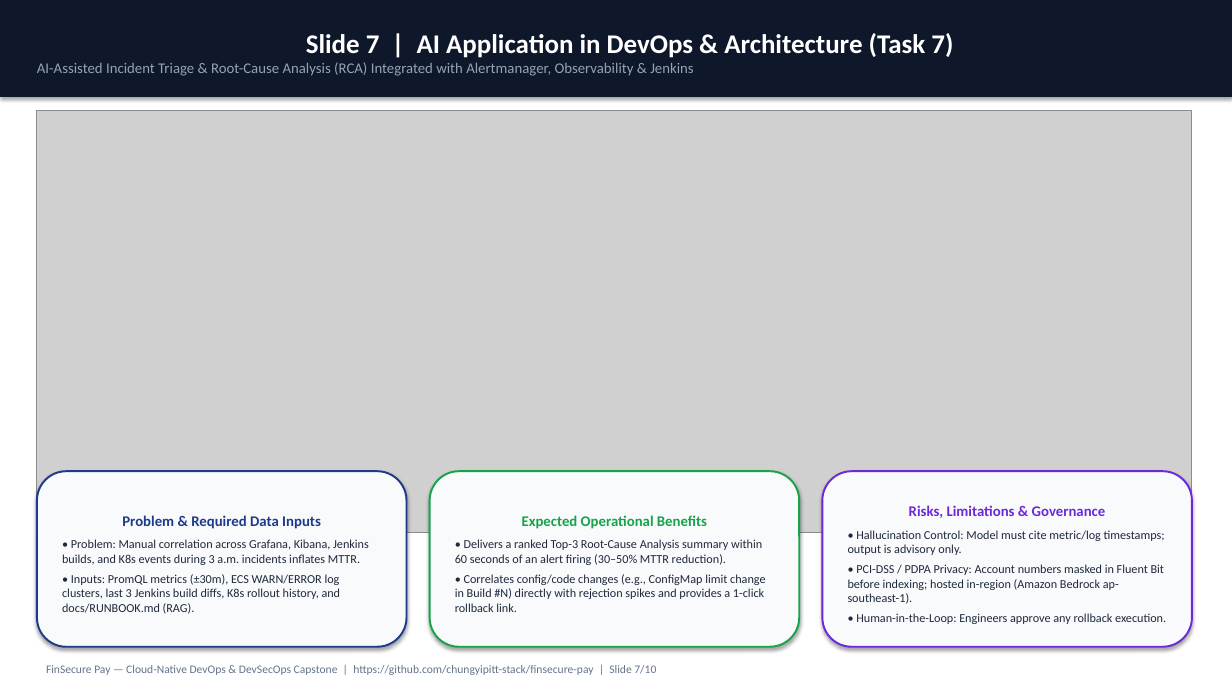
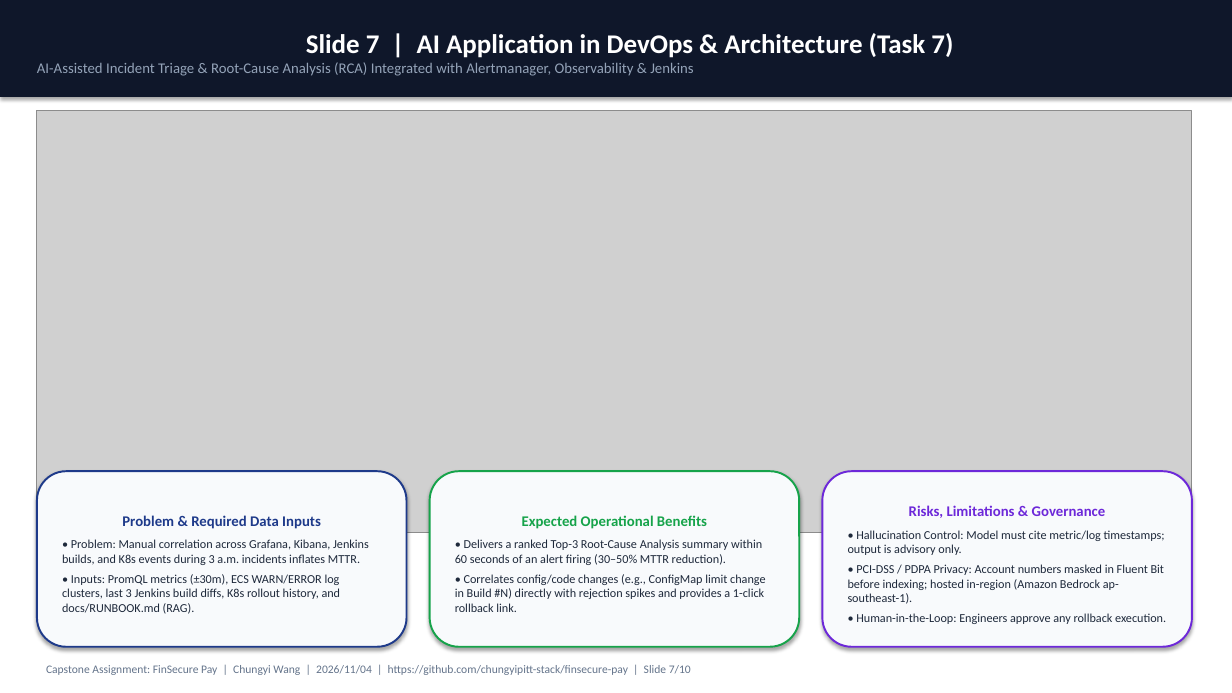
Before and after one commit to chungyipitt-stack/finsecure-pay, a slide deck: slide 8 of presentation_project_report/FinSecure_Pay_Capstone_Presentation.pptx (slide 7 before the commit). Drawn at 1232x693 pixels with LibreOffice and Linux fonts; fonts in the diff are those of the drawing; grey boxes stand for pictures. Boxes give left, top, right and bottom in pixels: in the first picture for what was removed or moved away, otherwise in the second. Text is boxed around its words. In the diff, an @@ line names an element or a change of style, - is before the commit and + after.

Commit message:
docs(submission): add DevOps & AI cover page with title, Chungyi Wang, and 2026/11/04

```diff
--- a/presentation_project_report/FinSecure_Pay_Capstone_Presentation.pptx
+++ b/presentation_project_report/FinSecure_Pay_Capstone_Presentation.pptx
@@ text at box(46, 665, 691, 675): text changed @@
-FinSecure Pay — Cloud-Native DevOps & DevSecOps Capstone | https://github.com/chungyipitt-stack/finsecure-pay | Slide 7/10
+Capstone Assignment: FinSecure Pay | Chungyi Wang | 2026/11/04 | https://github.com/chungyipitt-stack/finsecure-pay | Slide 7/10
```
Also in this commit, not shown: 9 other slides changed, 1 slide added, 3 other files.
